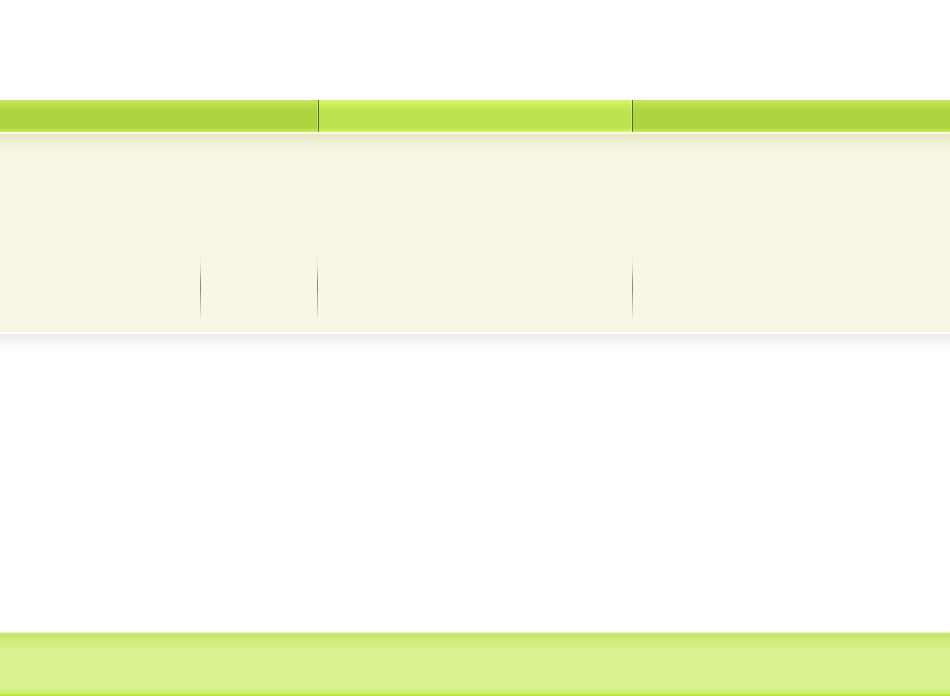
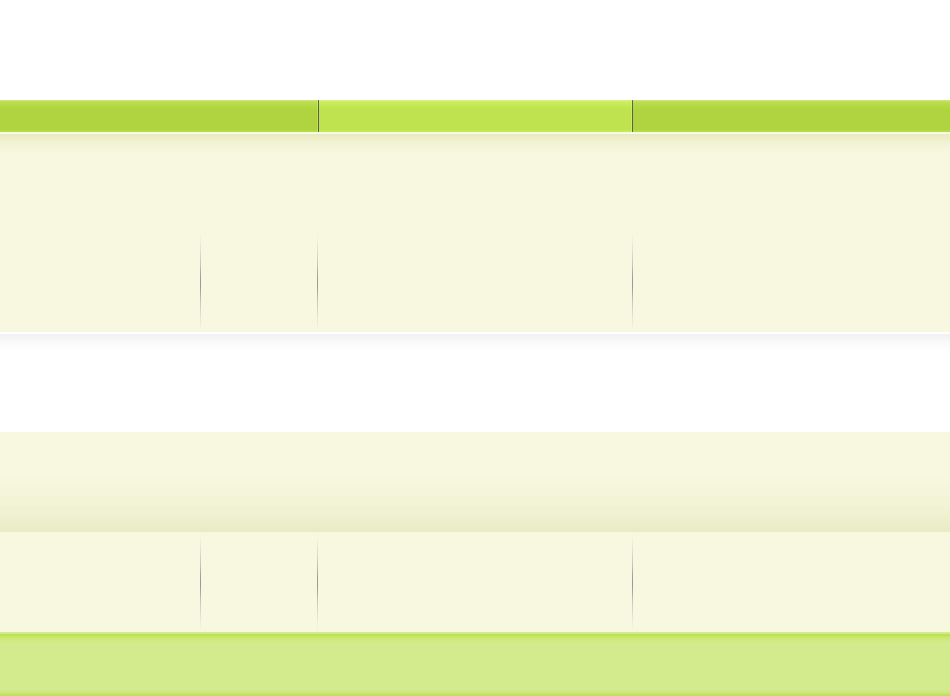
Layer changes from the first (950, 696) image to the second:
painted on "navbar button" over [0, 100, 950, 132]
painted on "header widgets" over [0, 132, 950, 232]
painted on "header boxes" over [0, 232, 950, 332]
renamed "footer stroke" to "footer widgets shadow", blend screen → normal, moved it above "footer widgets", painted on it over [0, 632, 950, 633]
painted on "footer widgets" over [0, 432, 950, 532]
painted on "footer boxes" over [0, 532, 950, 632]
painted on "footer" over [0, 632, 950, 696]
